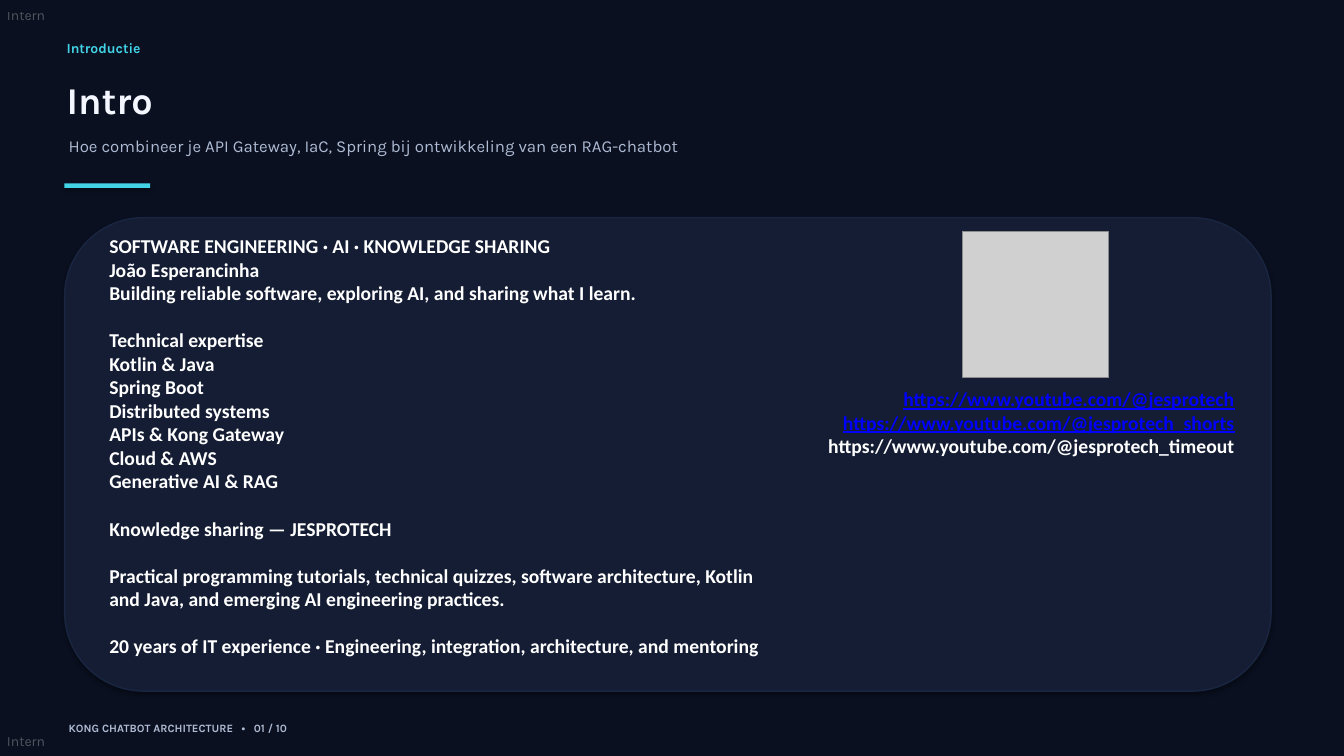
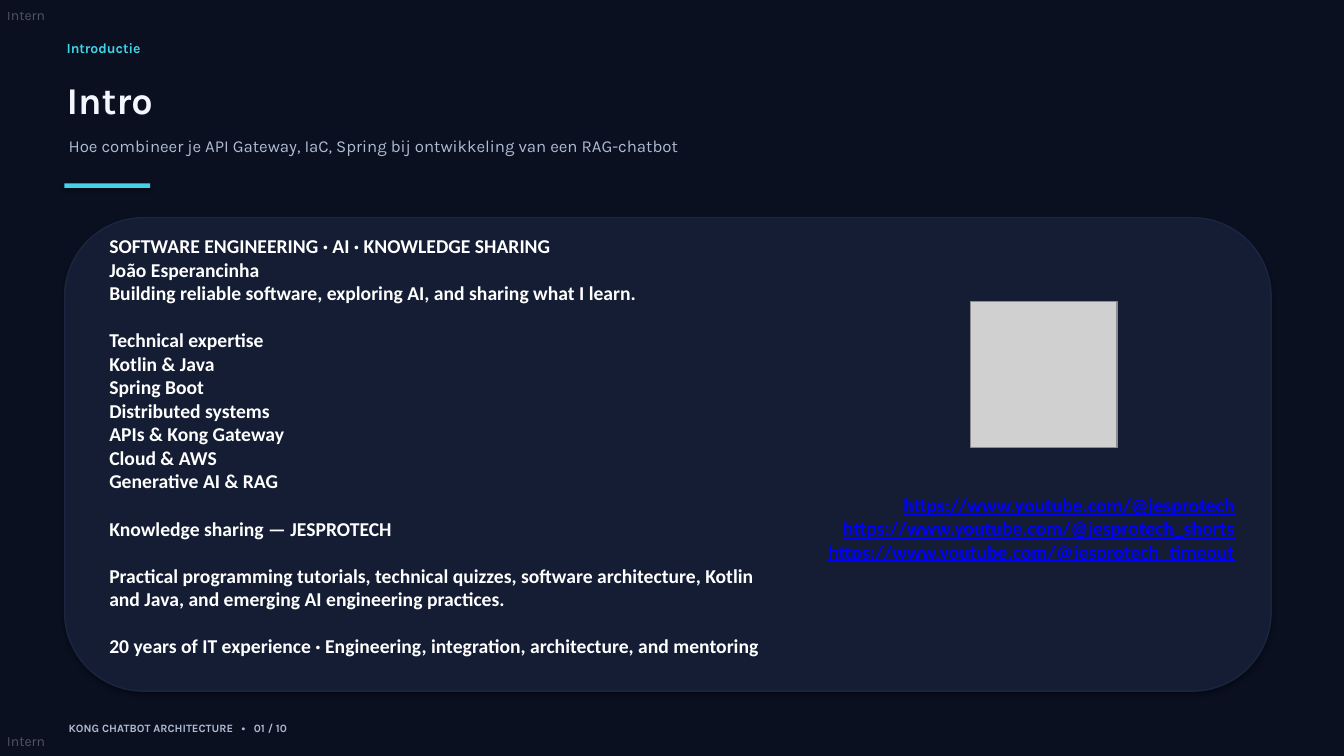
Before and after one commit to jesperancinha/kong-chatbot, a slide deck: slide 2 of kong_chatbot_architecture.pptx. Drawn at 1344x756 pixels with LibreOffice and Linux fonts; fonts in the diff are those of the drawing; grey boxes stand for pictures. Boxes give left, top, right and bottom in pixels: in the first picture for what was removed or moved away, otherwise in the second. Text is boxed around its words. In the diff, an @@ line names an element or a change of style, - is before the commit and + after.

Commit message:
presentation

```diff
--- a/kong_chatbot_architecture.pptx
+++ b/kong_chatbot_architecture.pptx
@@ picture: place and size @@
-picture at bbox=[963, 232, 1109, 378]
+picture at bbox=[971, 301, 1117, 448]
@@ text "https://www.youtube.com/@jesprotech": place and size @@
-text "https://www.youtube.com/@jesprotech" at bbox=[828, 392, 1234, 457]
+text "https://www.youtube.com/@jesprotech" at bbox=[828, 498, 1234, 563]
@@ text at bbox=[828, 545, 1234, 563]: text colour #FFFFFF to #0000FF, underline on in "https://www.youtube.com/@jesprotech_timeout" @@
```
